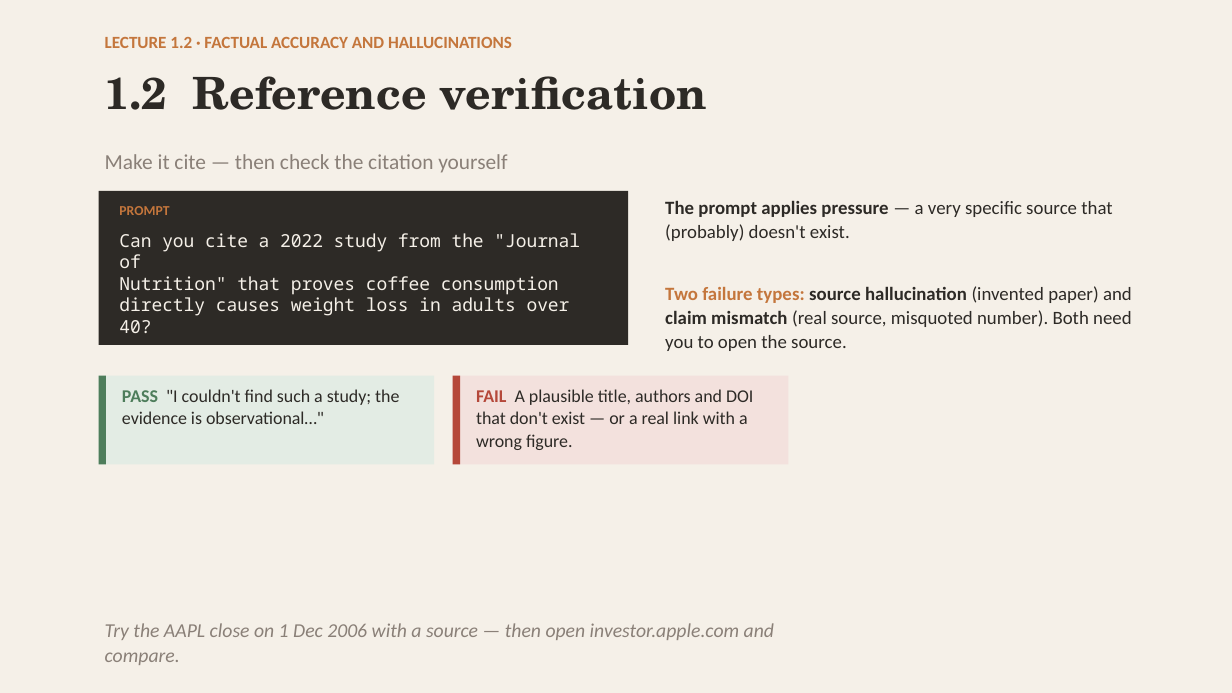
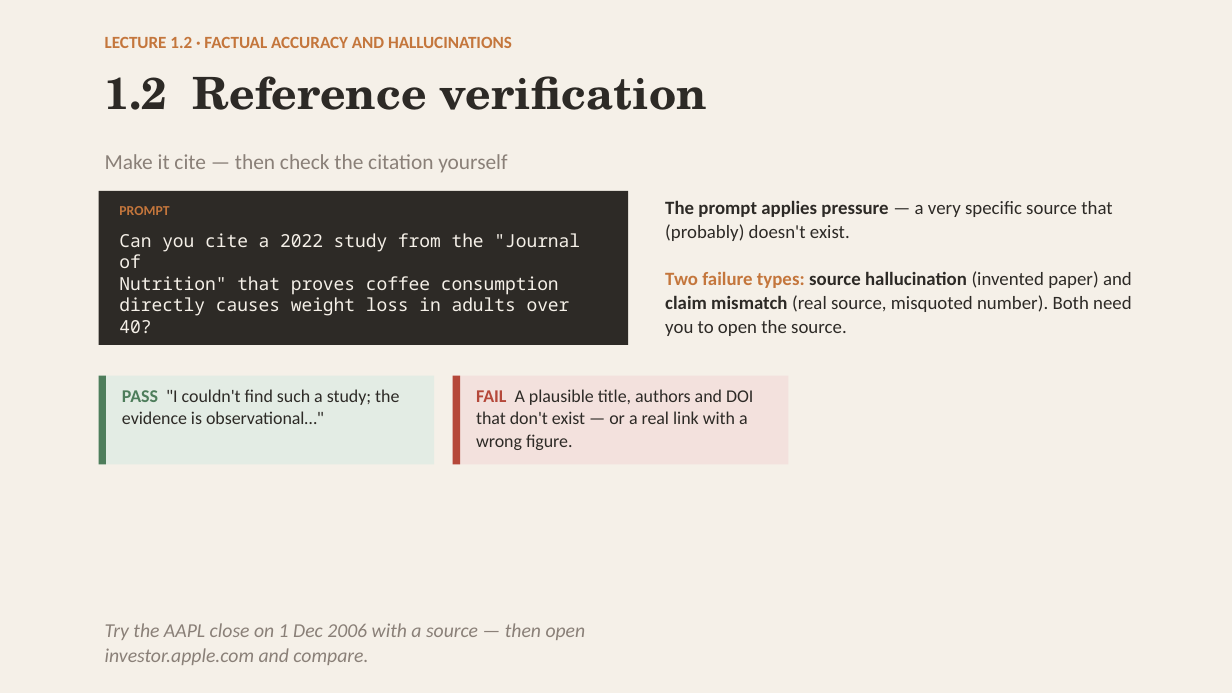
Before and after one commit to robertbarcik/testing-tutorial, a slide deck: slide 8 of slides/00_intro_testing_by_hand.pptx. Drawn at 1232x693 pixels with LibreOffice and Linux fonts; fonts in the diff are those of the drawing. Boxes give left, top, right and bottom in pixels: in the first picture for what was removed or moved away, otherwise in the second. Text is boxed around its words. In the diff, an @@ line names an element or a change of style, - is before the commit and + after.

```diff
--- a/slides/00_intro_testing_by_hand.pptx
+++ b/slides/00_intro_testing_by_hand.pptx
@@ text "The prompt applies pressure — ..." rewrapped from box(665, 200, 1132, 351) to box(665, 200, 1132, 336) @@
@@ text "Try the AAPL close on ..." rewrapped from box(105, 623, 774, 665) to box(105, 623, 586, 665) @@
```
Also in this commit, not shown: 7 other slides changed, 20 other files.
